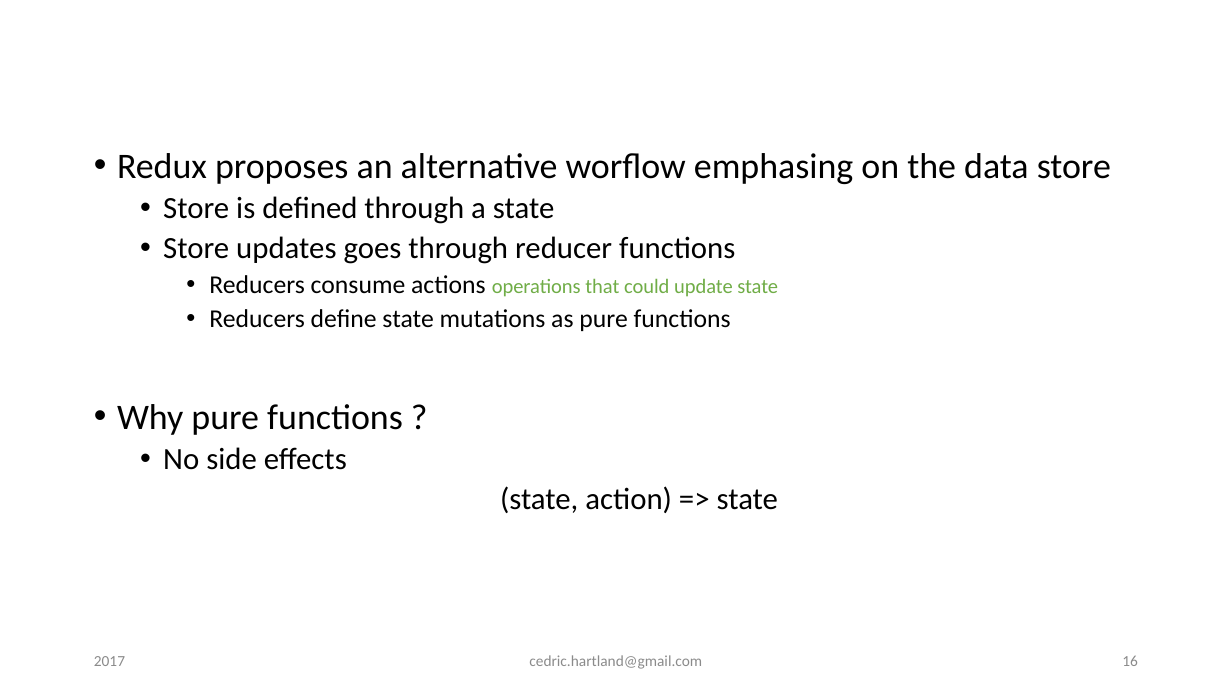
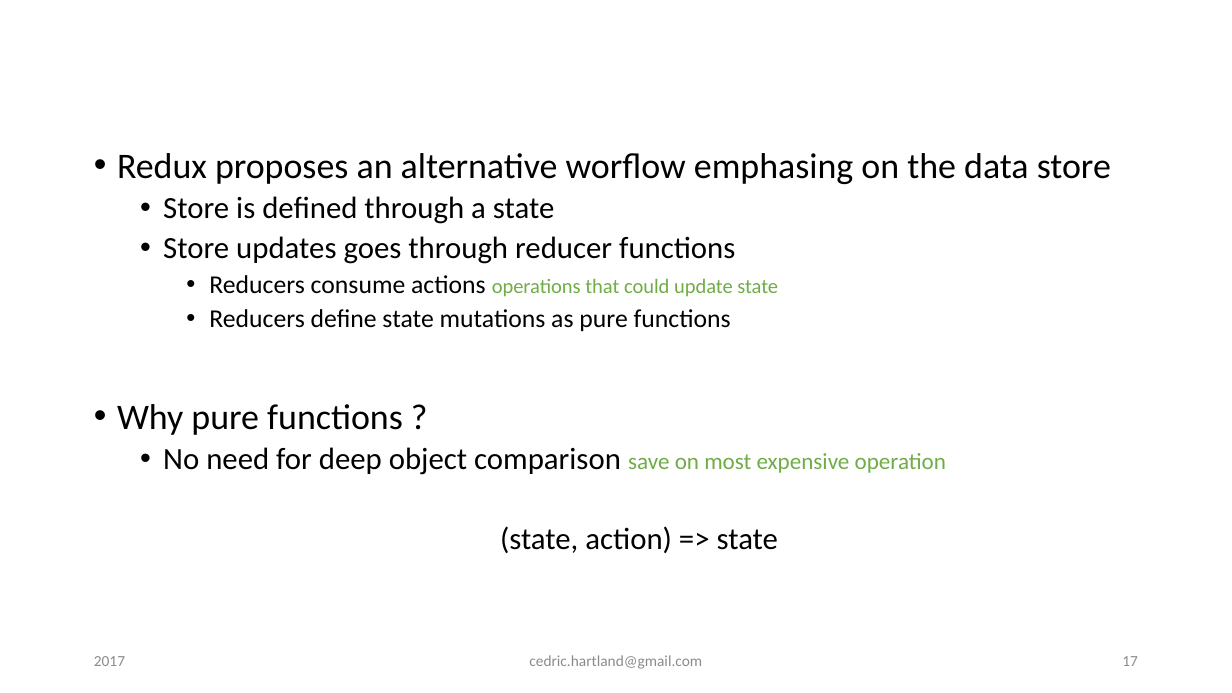
Before and after one commit to gigacool/react-redux-presentation, a slide deck: slide 17 of docs/React & Redux.pptx (slide 16 before the commit). Drawn at 1232x693 pixels with LibreOffice and Linux fonts; fonts in the diff are those of the drawing; background and template pictures are left out. Boxes give left, top, right and bottom in pixels: in the first picture for what was removed or moved away, otherwise in the second. Text is boxed around its words. In the diff, an @@ line names an element or a change of style, - is before the commit and + after.

Commit message:
update on redux

```diff
--- a/docs/React & Redux.pptx
+++ b/docs/React & Redux.pptx
@@ text at box(163, 447, 946, 475): text changed @@
-  • No side effects
+  • No need for deep object comparison save on most expensive operation
@@ page number at box(1122, 656, 1138, 666): text changed @@
-16
+17
```
Also in this commit, not shown: 6 other slides changed, 10 slides added, 2 other files.
